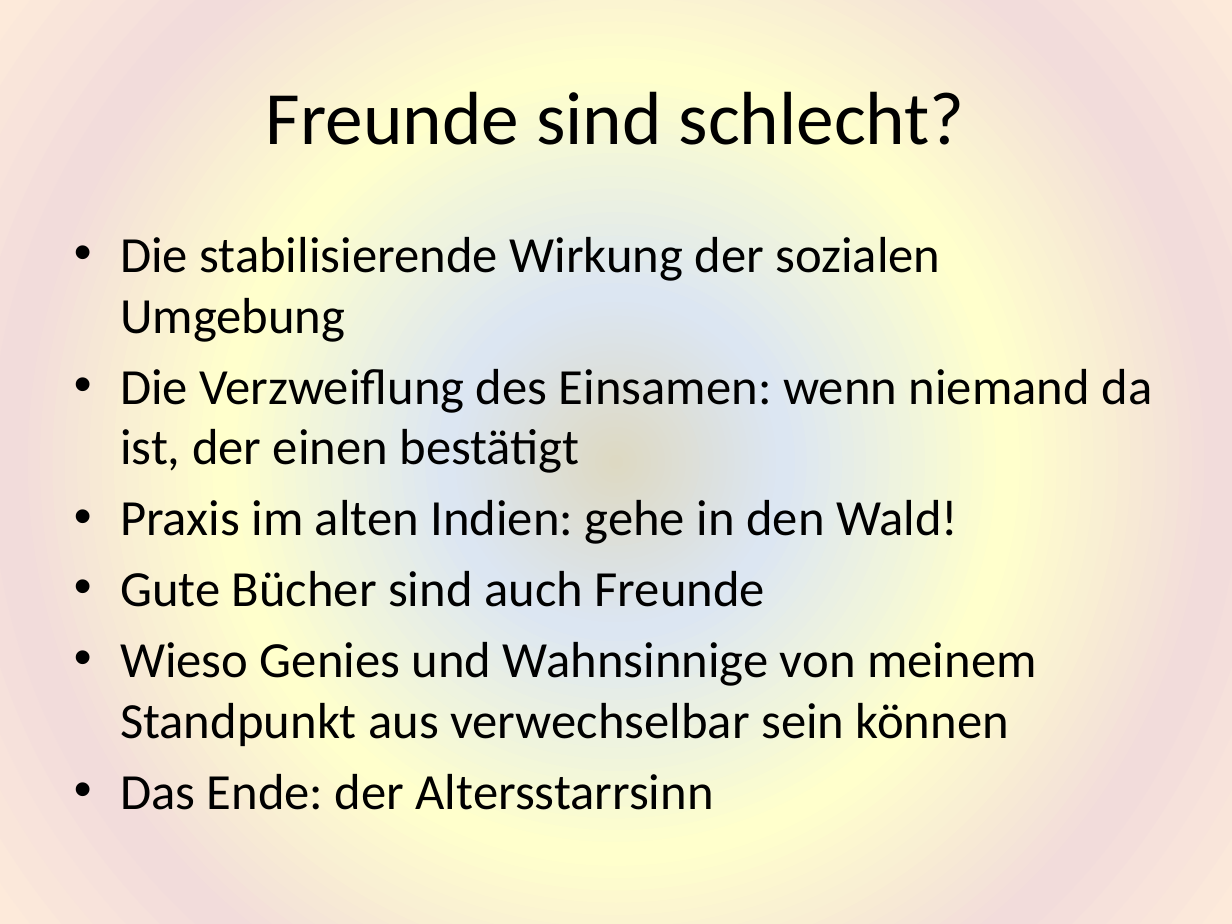
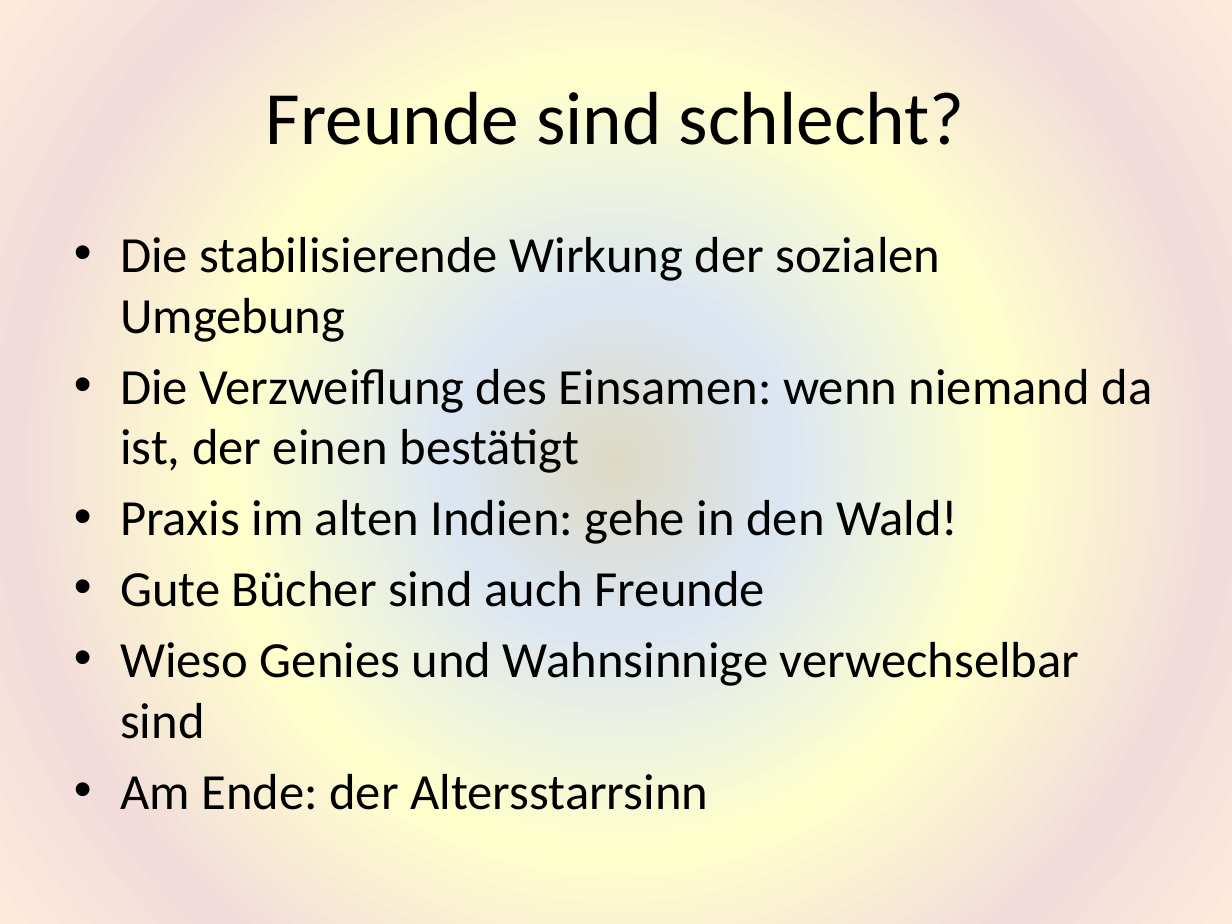
Before and after one commit to HaraldRieder/Physikalismus, a slide deck: slide 6 of Philosophie.pptx (slide 5 before the commit). Drawn at 1232x924 pixels with LibreOffice and Linux fonts; fonts in the diff are those of the drawing. Boxes give left, top, right and bottom in pixels: in the first picture for what was removed or moved away, otherwise in the second. Text is boxed around its words. In the diff, an @@ line names an element or a change of style, - is before the commit and + after.

```diff
--- a/Philosophie.pptx
+++ b/Philosophie.pptx
@@ text at [120,641,1080,810]: text changed @@
-• Wieso Genies und Wahnsinnige von meinem Standpunkt aus verwechselbar sein können
-• Das Ende: der Altersstarrsinn
+• Wieso Genies und Wahnsinnige verwechselbar sind
+• Am Ende: der Altersstarrsinn
```
Also in this commit, not shown: 4 other slides changed, 10 slides added, 2 slides removed.
